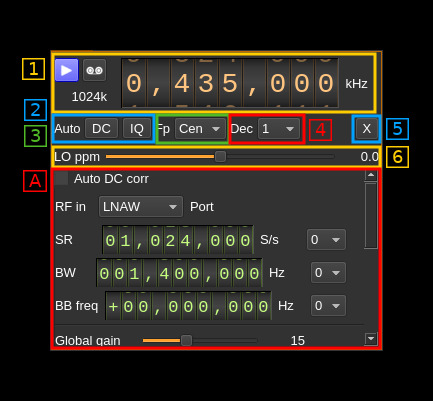
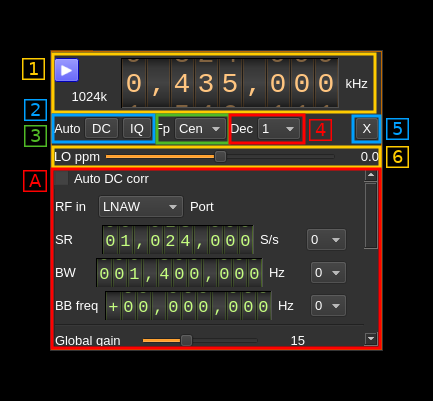
Comparing the layer stacks of the two 433×401 images. Changes:
added layer "Patch_02" above "Patch_01" over [82, 58, 107, 82]
